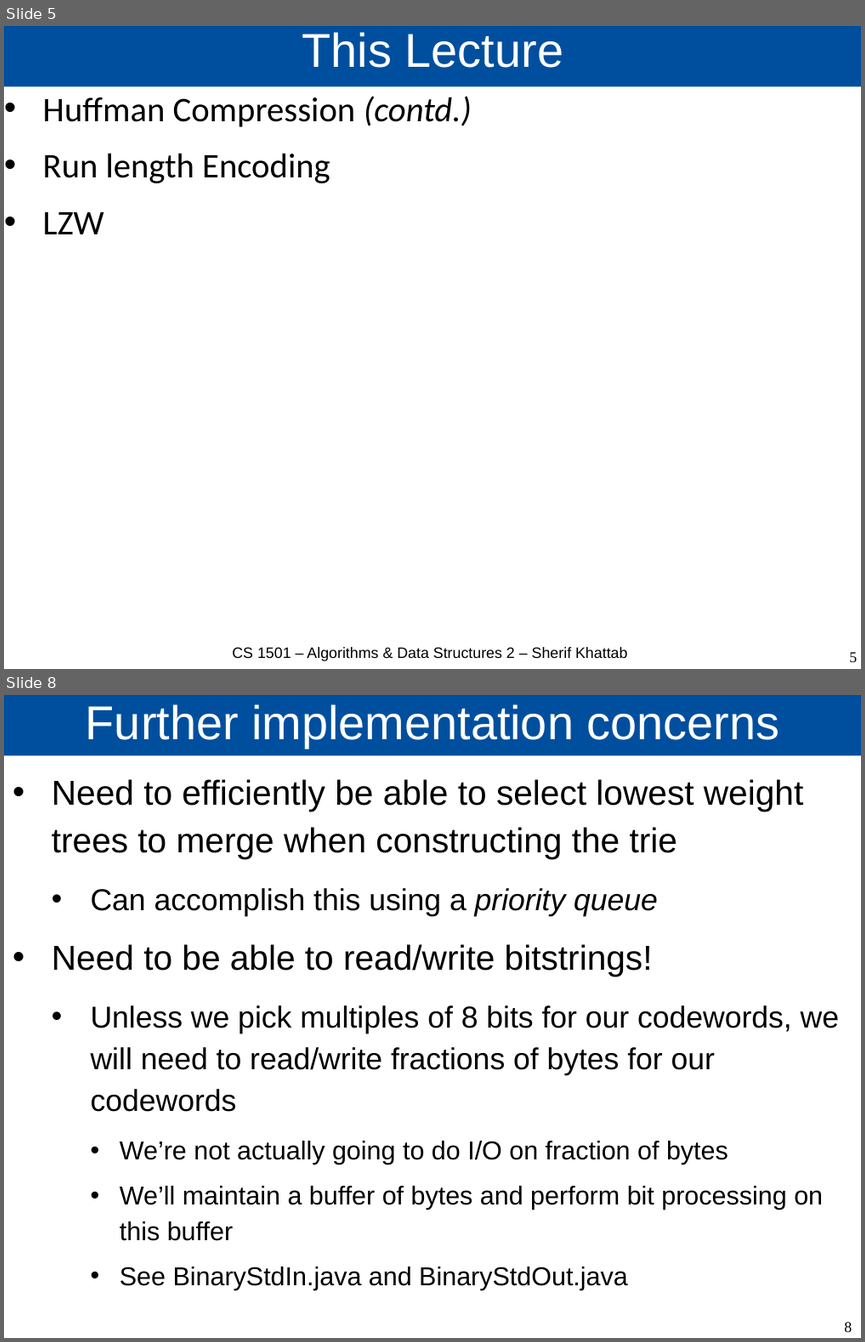
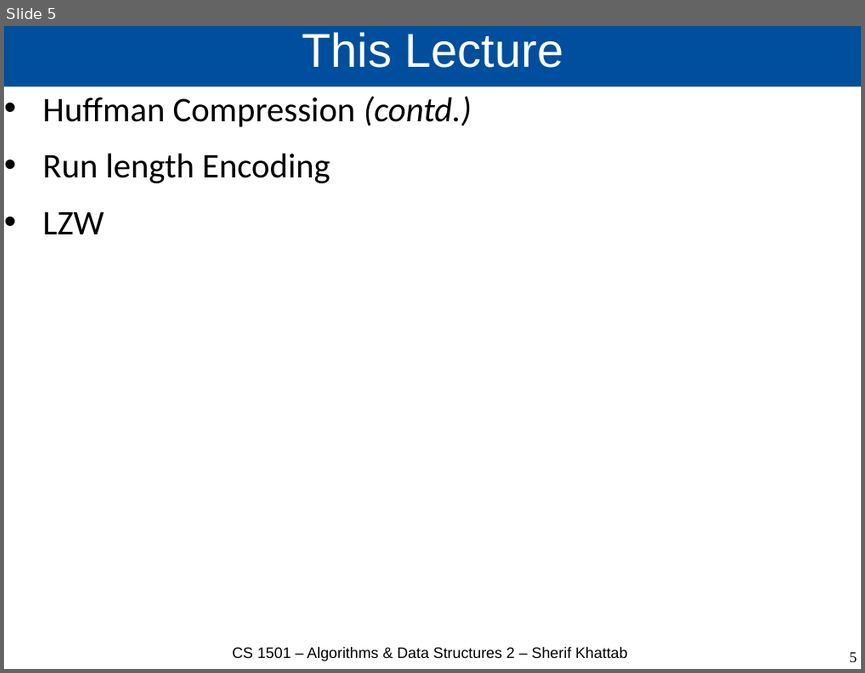
Before and after one commit to cs1501-2224/handouts, a slide deck: DraftSlides/Lecture13.pptx. Shown one above the other, each under a label of ours: slides 5 and 8 before the commit, slide 5 after it; the slides between them are not shown. The pictures are 865x1342 and 865x673 pixels, drawn with LibreOffice and Linux fonts; fonts in the diff are those of the drawing. Boxes give left, top, right and bottom in pixels: in the first picture for what was removed or moved away, otherwise in the second. Text is boxed around its words. In the diff, an @@ line names an element or a change of style, - is before the commit and + after.

```diff
--- a/DraftSlides/Lecture13.pptx
+++ b/DraftSlides/Lecture13.pptx
@@ slide 8 removed at (x1=4, y1=695, x2=861, y2=1338), background #FFFFFF @@
@@ title removed at (x1=4, y1=695, x2=861, y2=756) @@
-Further implementation concerns
@@ text removed at (x1=52, y1=779, x2=839, y2=1290) @@
-• Need to efficiently be able to select lowest weight trees to merge when constructing the trie
-  • Can accomplish this using a priority queue
-• Need to be able to read/write bitstrings!
-  • Unless we pick multiples of 8 bits for our codewords, we will need to read/write fractions of bytes for our codewords
-    • We’re not actually going to do I/O on fraction of bytes
-    • We’ll maintain a buffer of bytes and perform bit processing on this buffer
-    • See BinaryStdIn.java and BinaryStdOut.java
@@ page number removed at (x1=844, y1=1321, x2=851, y2=1332) @@
-8
```
Also in this commit, not shown: 1 slide changed, 20 other slides removed, 4 other files.
